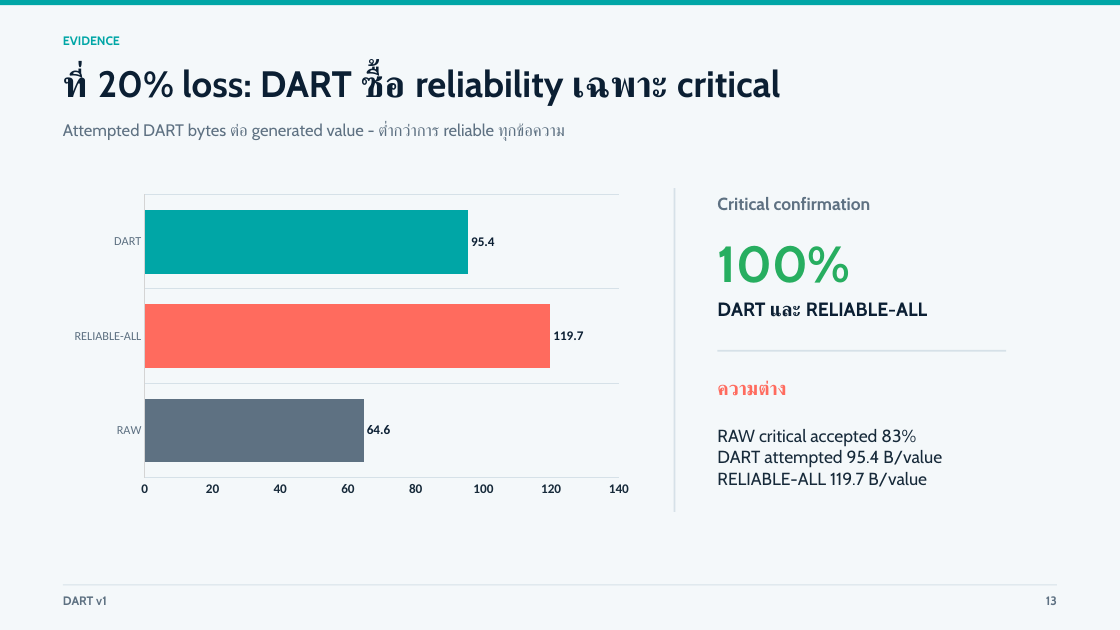
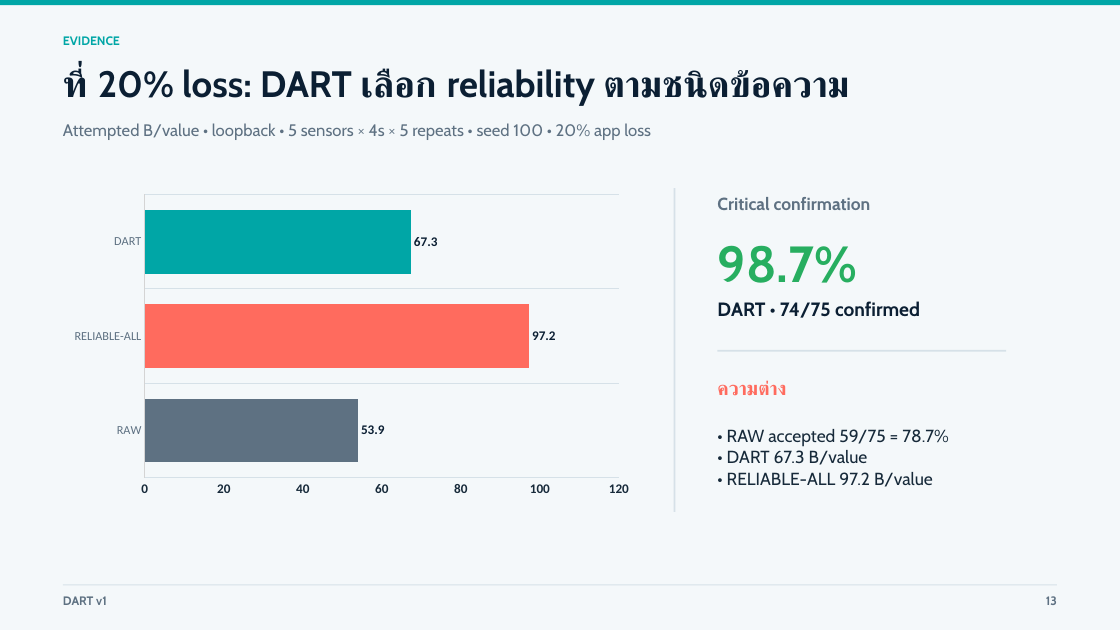
Before and after one commit to WaiRuneMEKA/Deadline-Aware-Reliable-Telemetry-Over-UDP, a slide deck: slide 13 of submission/DART_Presentation.pptx. Drawn at 1120x630 pixels with LibreOffice and Linux fonts; fonts in the diff are those of the drawing. Boxes give left, top, right and bottom in pixels: in the first picture for what was removed or moved away, otherwise in the second. Text is boxed around its words. In the diff, an @@ line names an element or a change of style, - is before the commit and + after.

```diff
--- a/submission/DART_Presentation.pptx
+++ b/submission/DART_Presentation.pptx
@@ text at <box>63,69,850,106</box>: text changed @@
-ที่ 20% loss: DART ซื้อ reliability เฉพาะ critical
+ที่ 20% loss: DART เลือก reliability ตามชนิดข้อความ
@@ text at <box>63,123,651,140</box>: text changed @@
-Attempted DART bytes ต่อ generated value - ต่ำกว่าการ reliable ทุกข้อความ
+Attempted B/value • loopback • 5 sensors × 4s × 5 repeats • seed 100 • 20% app loss
@@ bar chart at <box>63,188,641,503</box> @@
@@ Series 1, RAW: 64.6 to 53.9 @@
@@ Series 1, RELIABLE-ALL: 119.7 to 97.2 @@
@@ Series 1, DART: 95.4 to 67.3 @@
@@ text at <box>717,245,857,283</box>: text changed @@
-100%
+98.7%
@@ text at <box>717,301,920,318</box>: text changed @@
-DART และ RELIABLE-ALL
+DART • 74/75 confirmed
@@ text at <box>727,429,948,487</box>: text changed @@
-RAW critical accepted 83%
-DART attempted 95.4 B/value
-RELIABLE-ALL 119.7 B/value
+• RAW accepted 59/75 = 78.7%
+• DART 67.3 B/value
+• RELIABLE-ALL 97.2 B/value
```
Also in this commit, not shown: 8 other slides changed, 1 other file.
